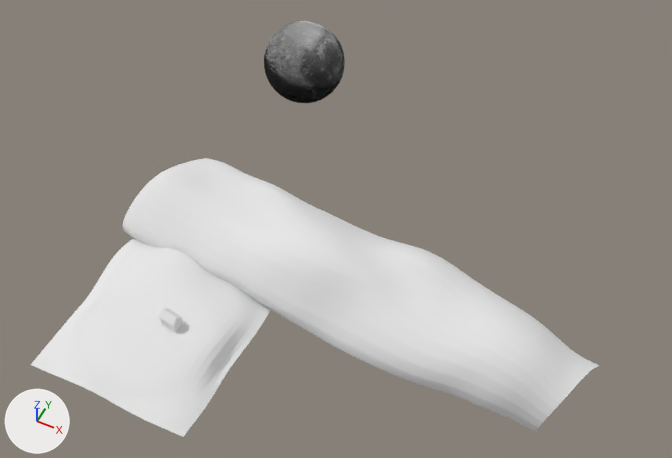
Two versions of the Blender file static/scene.blend, one commit apart.
One viewpoint serves both versions: a 50 mm camera at (66.3, -66.9, 121.4) aimed at (21.8, 22.2, 10.0). Arrows for +X, +Y and +Z are at lower left; the lights stay in place.

Names of what the first picture shows: 'BGHill', 'Hill', 'Moon'.
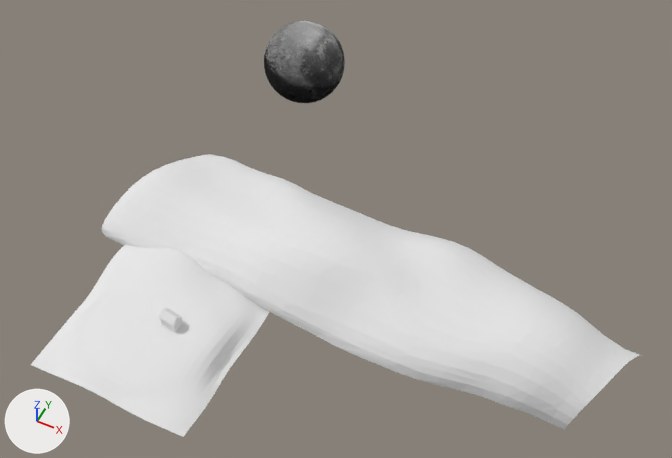
Pixel boxes (x1, y1, x2, y2) of what changed, in the pictures (672 x 458 px):
'BGHill', moved, turned, rescaled
    before: (123, 158, 600, 432)
    after: (102, 154, 640, 430)

Diff of the bpy script that builds the scene:
```diff
--- a/static/scene.blend.py
+++ b/static/scene.blend.py
@@ ob_bghill @@
 ob_bghill = bpy.data.objects.new('BGHill', me_cylinder)
-ob_bghill.location = (11.0, 27.0, -2.0)
-ob_bghill.rotation_euler = (-0.0775, 0.0796, -2.023)  # degrees (-4.4, 4.6, -116)
-ob_bghill.scale = (7.82, 7.82, 7.82)
+ob_bghill.location = (11.0, 30.0, -4.0)
+ob_bghill.rotation_euler = (-0.0394, 0.00107, -2.022)  # degrees (-2.3, 0.1, -116)
+ob_bghill.scale = (9.76, 8.32, 7.82)
```
